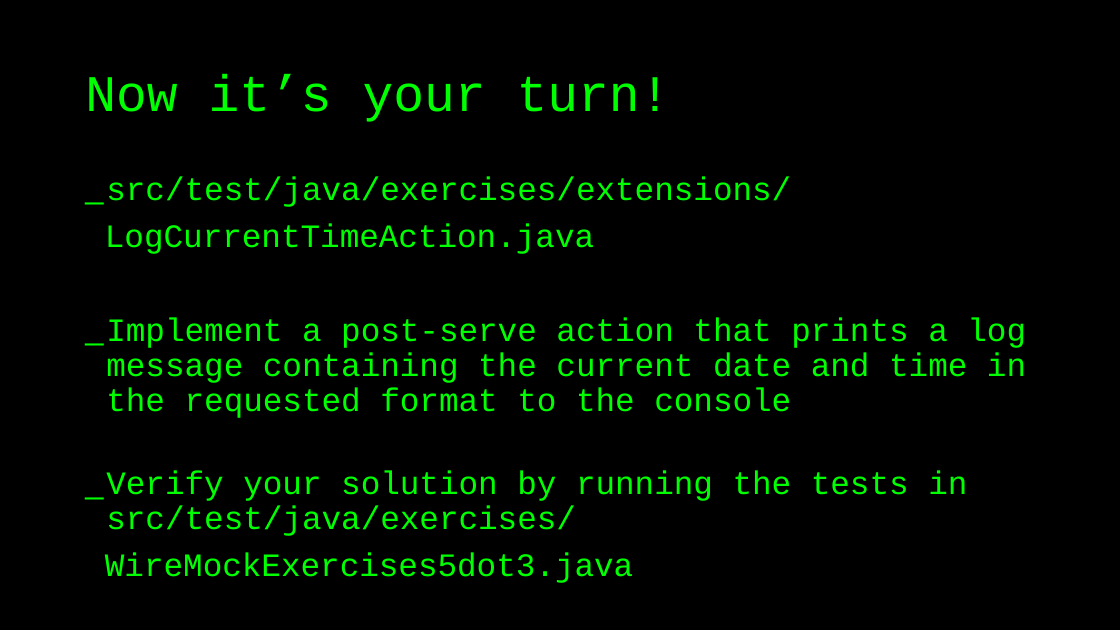
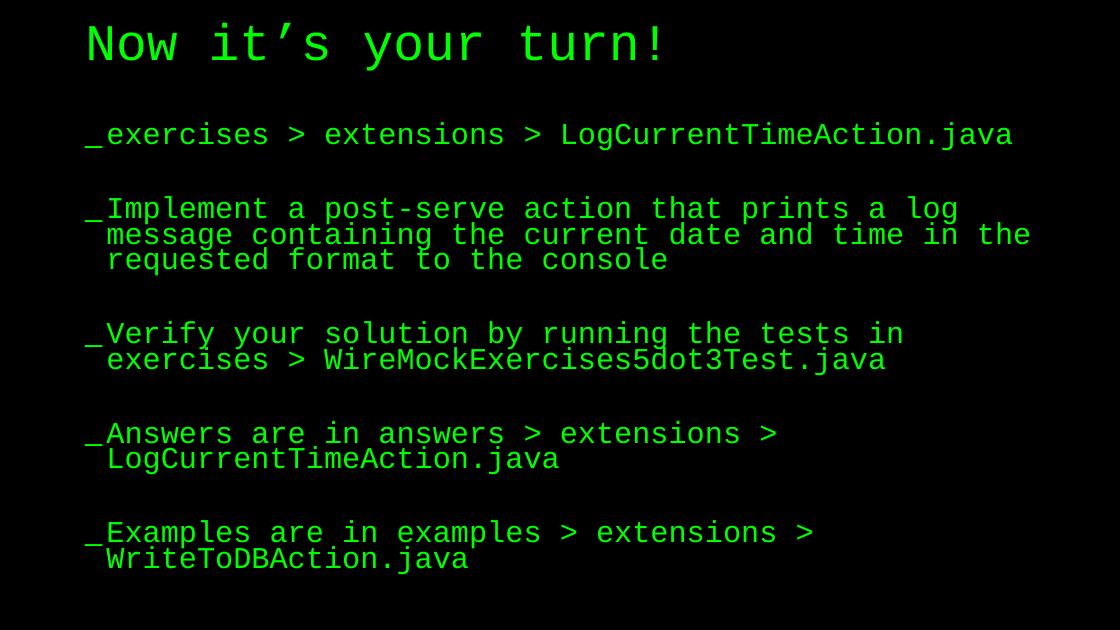
Before and after one commit to basdijkstra/wiremock-workshop, a slide deck: slide 70 of wiremock_workshop.pptx (slide 64 before the commit). Drawn at 1120x630 pixels with LibreOffice and Linux fonts; fonts in the diff are those of the drawing. Boxes give left, top, right and bottom in pixels: in the first picture for what was removed or moved away, otherwise in the second. Text is boxed around its words. In the diff, an @@ line names an element or a change of style, - is before the commit and + after.

```diff
--- a/wiremock_workshop.pptx
+++ b/wiremock_workshop.pptx
@@ title "Now it’s your turn!": place and size @@
-title "Now it’s your turn!" at bbox=[85, 73, 671, 122]
+title "Now it’s your turn!" at bbox=[85, 22, 671, 71]
@@ text "exercises > extensions > LogCurrentTimeAction.java": place and size @@
-text "exercises > extensions > LogCurrentTimeAction.java" at bbox=[105, 176, 1026, 583]
+text "exercises > extensions > LogCurrentTimeAction.java" at bbox=[106, 122, 1031, 575]
@@ text at bbox=[106, 122, 1013, 151]: text changed; size 28 to 25.9 pt @@
-_ src/test/java/exercises/extensions/
-LogCurrentTimeAction.java
+_ exercises > extensions > LogCurrentTimeAction.java
@@ text at bbox=[106, 197, 1031, 276]: size 28 to 25.9 pt in "Implement a post-serve action that prints a ..."; line spacing 0.9 to 0.7 @@
@@ text at bbox=[106, 321, 904, 575]: text changed; size 28 to 25.9 pt @@
-_ Verify your solution by running the tests in src/test/java/exercises/
-WireMockExercises5dot3.java
+_ Verify your solution by running the tests in exercises > WireMockExercises5dot3Test.java
+_ Answers are in answers > extensions > LogCurrentTimeAction.java
+_ Examples are in examples > extensions > WriteToDBAction.java
```
Also in this commit, not shown: 18 other slides changed, 7 slides added, 1 slide removed, 2 other files.
